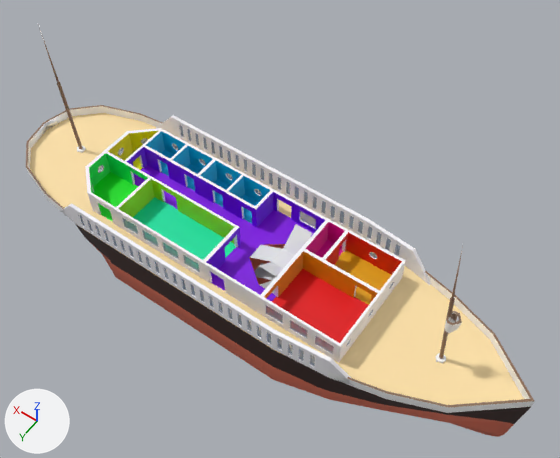
The FBX model Assets/Anton Folder/bucket-ship.fbx as it was, and as the next commit left it.
Both versions are drawn from a 50 mm lens placed at (-30.7, 36.8, 63.8), pointed at (-3.6, -1.2, 4.1). The lights are fixed; the arrows at lower left show +X, +Y and +Z. The picture after the commit comes second. Where no turn or scale is listed for an object, it has been applied to the vertices.

In view in the first picture: 'FloorMainDeck', 'Hull', 'Mast1', 'PRODUCTION-SuperstructureDeck1', 'Railing', 'Staircase' and 1 more.
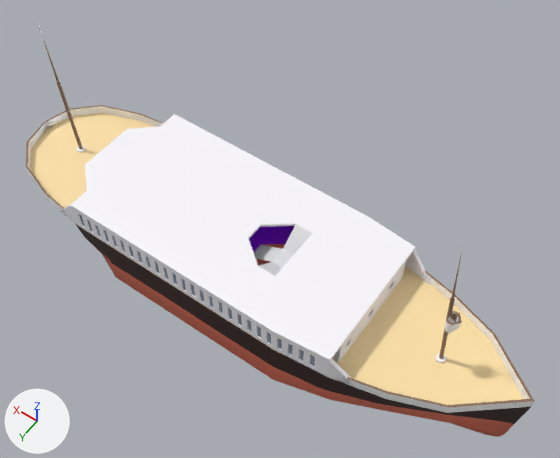
Where the change shows, as pixel boxes (x1, y1, x2, y2) in the pictures (560 x 458 px):
'SuperstructureDeck2', added
    after: (71, 114, 415, 362)

What the commit changed:
Mesh me_cube_020 is new.
It has 48 vertices, 34 faces and spans x -15.2..18.6, y -8.1..8.1, z 2.9..3.3.
It uses material mat_static_outer (picture img_superstructuredeck1_png).
Object 'SuperstructureDeck2' (ob_superstructuredeck2) is new; it shows me_cube_020.
Its location is (0.0, 0.0, 0.0).
